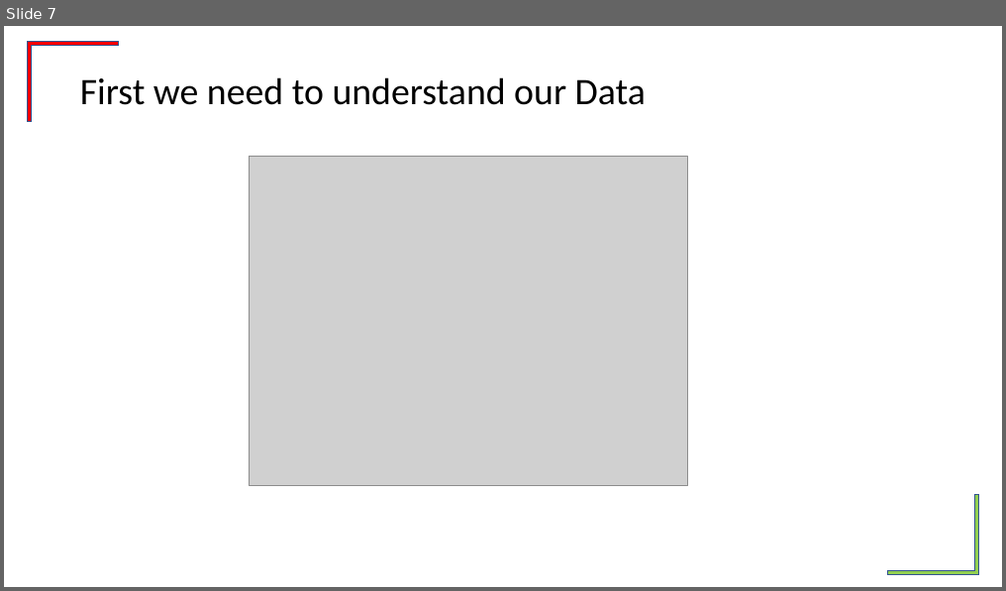
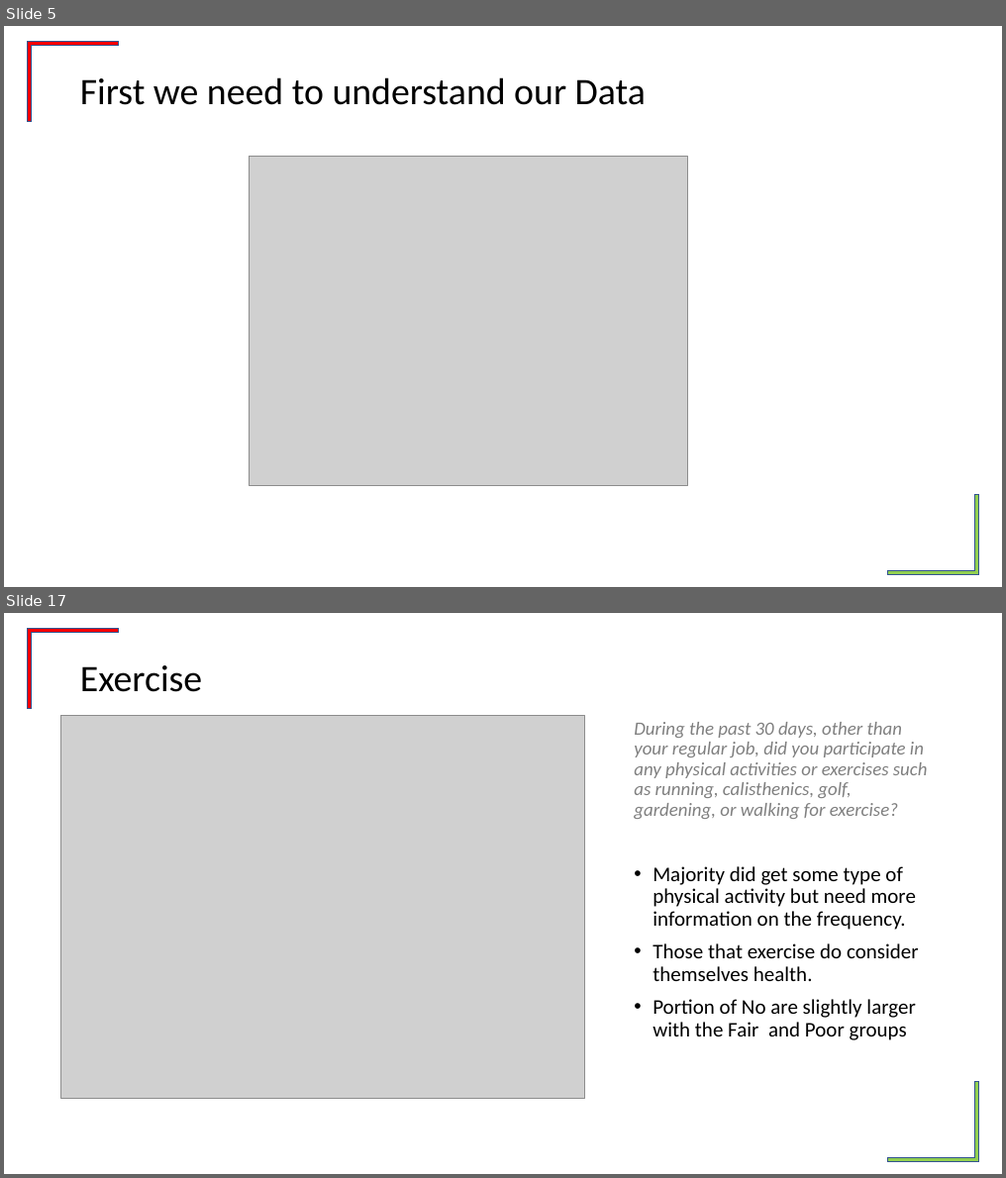
Before and after one commit to tonianderson7329/What-the-Variable, a slide deck: Toni_Powerpoint.pptx. Shown one above the other, each under a label of ours: slide 7 before the commit, slides 5 and 17 after it; the slides between them are not shown. The pictures are 1006x591 and 1006x1178 pixels, drawn with LibreOffice and Linux fonts; fonts in the diff are those of the drawing; grey boxes stand for pictures; background and template pictures are left out. Boxes give left, top, right and bottom in pixels: in the first picture for what was removed or moved away, otherwise in the second. Text is boxed around its words. In the diff, an @@ line names an element or a change of style, - is before the commit and + after.

```diff
--- a/Toni_Powerpoint.pptx
+++ b/Toni_Powerpoint.pptx
@@ slide 17 added at box(4, 613, 1002, 1174), background #FFFFFF; not listed: 2 template elements that a slide beside it also shows @@
@@ title added at box(80, 665, 202, 692), 36 pt, text #000000 @@
+Exercise
@@ picture added at box(60, 716, 585, 1100) @@
@@ text added at box(634, 722, 928, 1041), 20 pt, text #000000 @@
+During the past 30 days, other than your regular job, did you participate in any physical activities or exercises such as running, calisthenics, golf, gardening, or walking for exercise?
+• Majority did get some type of physical activity but need more information on the frequency.
+• Those that exercise do consider themselves health.
+• Portion of No are slightly larger with the Fair and Poor groups
@@ what was slide 7 is now slide 5 @@
```
Also in this commit, not shown: 7 slides changed, 15 other slides added, 2 slides removed.
